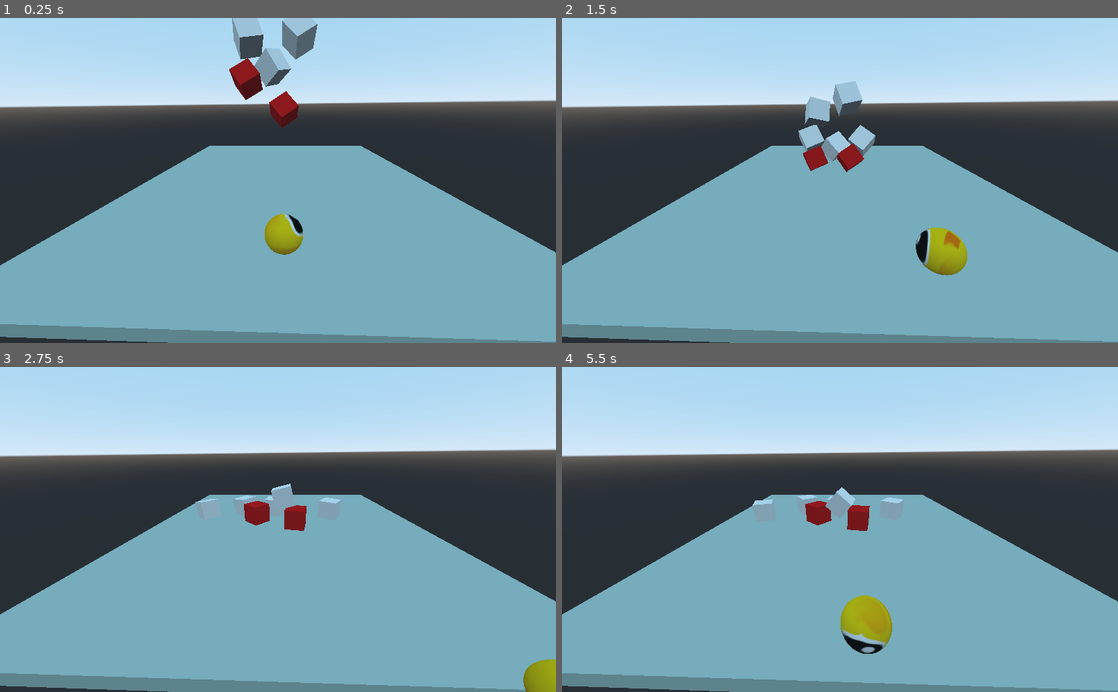
Above: before the commit, frames 1-4 (two rows, left to right).
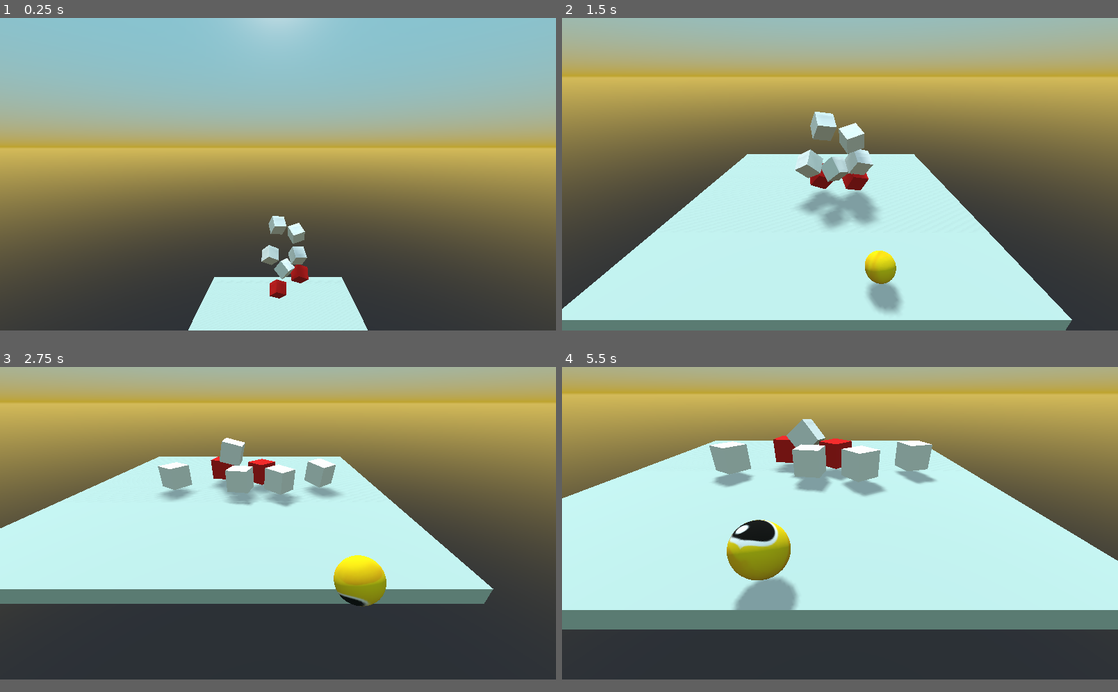
Above: after the commit, the same moments.

Repository: Asmot/Godot-Basic-Demo
Game: Godot game, scene res://Level.tscn
The game is run twice, just before and just after one commit, with the same random seed, the same clock (stepped at 60 frames per second) and the same inputs.
Inputs:
- Up to frame 1 (0.25 s): no input
- Up to frame 2 (1.5 s): hold Right (ui_right) 0.53-1.28 s; hold Down (ui_down) from 1.28 s (still down)
- Up to frame 3 (2.75 s): release Down (ui_down) at 2.03 s; hold Right (ui_right) from 2.03 s (still down)
- Up to frame 4 (5.5 s): release Right (ui_right) at 2.78 s; hold Up (ui_up) 2.78-3.53 s; hold Left (ui_left) 3.53-5.03 s; hold Down (ui_down) from 5.03 s (still down)
In our replay, the window is 800x468 before the commit and 800x450 after it. These sizes can differ from the game's own. Grey fills any space a smaller window leaves; there, only what the larger window draws over its background counts as a difference.

The runs differ from the first frame. In frame 1, 97% of the frame differs, in the area x 0-100%, y 0-100%; in frame 2, 97%; in frame 3, 97%; in frame 4, 97%.

Commit message:
feat: add light ,camera and sky

Diff:
--- a/Level.tscn
+++ b/Level.tscn
@@ -19,11 +19,19 @@
 [sub_resource type="SpatialMaterial" id=6]
 albedo_color = Color( 0.729412, 0.823529, 0.796078, 1 )
 
+[sub_resource type="ProceduralSky" id=7]
+sky_top_color = Color( 0.529412, 0.768627, 0.823529, 1 )
+sky_horizon_color = Color( 0.74902, 0.639216, 0.12549, 1 )
+ground_bottom_color = Color( 0.172549, 0.192157, 0.215686, 1 )
+ground_horizon_color = Color( 0.835294, 0.737255, 0.352941, 1 )
+ground_curve = 0.105561
+
+[sub_resource type="Environment" id=8]
+background_mode = 2
+background_sky = SubResource( 7 )
+ambient_light_color = Color( 0.517647, 0.505882, 0.505882, 1 )
+
 [node name="Level" type="Spatial"]
-
-[node name="Camera" type="Camera" parent="."]
-transform = Transform( -0.999489, 0.00286408, -0.0318405, -0.0106688, 0.908997, 0.416666, 0.0301363, 0.416793, -0.908502, 0.0327339, 8.17547, -18.2456 )
-fov = 88.2708
 
 [node name="RedBox" type="RigidBody" parent="."]
 transform = Transform( 0.801734, 0.597681, 0, -0.483062, 0.647982, -0.588872, -0.351958, 0.472119, 0.808226, 0, 7.8025, 0 )
@@ -106,5 +114,19 @@
 material/0 = SubResource( 6 )
 
 [node name="Player" parent="." instance=ExtResource( 1 )]
-transform = Transform( 1, 0, 0, 0, 1, 0, 0, 0, 1, 0, 1.92931, -11.4851 )
+transform = Transform( 1, 0, 0, 0, 1, 0, 0, 0, 1, 0, 1.92931, 11.5332 )
 script = ExtResource( 2 )
+
+[node name="PlayerCameraTarget" type="Spatial" parent="Player"]
+transform = Transform( 1, 0, 0, 0, 0.864143, 0.503246, 0, -0.503246, 0.864143, 0, 4.38631, 7.35228 )
+
+[node name="InterpolatedCamera" type="InterpolatedCamera" parent="."]
+transform = Transform( 1, 0, 0, 0, 1, 0, 0, 0, 1, 0, 37.7306, 38.93 )
+environment = SubResource( 8 )
+target = NodePath("../Player/PlayerCameraTarget")
+enabled = true
+
+[node name="DirectionalLight" type="DirectionalLight" parent="."]
+transform = Transform( -0.885697, 0.447886, -0.122226, 0.140892, 0.510156, 0.848463, 0.442369, 0.73426, -0.514947, -0.123806, 5.94404, 11.4794 )
+shadow_enabled = true
+shadow_color = Color( 0.498039, 0.117647, 0.117647, 1 )
--- /dev/null
+++ b/new_env.tres
@@ -0,0 +1,13 @@
+[gd_resource type="Environment" load_steps=2 format=2]
+
+[sub_resource type="ProceduralSky" id=7]
+sky_top_color = Color( 0.529412, 0.768627, 0.823529, 1 )
+sky_horizon_color = Color( 0.74902, 0.639216, 0.12549, 1 )
+ground_bottom_color = Color( 0.172549, 0.192157, 0.215686, 1 )
+ground_horizon_color = Color( 0.835294, 0.737255, 0.352941, 1 )
+ground_curve = 0.105561
+
+[resource]
+background_mode = 2
+background_sky = SubResource( 7 )
+ambient_light_color = Color( 0.517647, 0.505882, 0.505882, 1 )
--- a/project.godot
+++ b/project.godot
@@ -13,6 +13,12 @@
 config/name="Basic"
 run/main_scene="res://Level.tscn"
 config/icon="res://icon.png"
+
+[display]
+
+window/size/width=1280
+window/size/height=720
+window/size/resizable=false
 
 [input]
 
@@ -51,4 +57,4 @@
 
 [rendering]
 
-environment/default_environment="res://default_env.tres"
+environment/default_environment="res://new_env.tres"
--- a/scripts/Player.gd
+++ b/scripts/Player.gd
@@ -32,22 +32,22 @@
 	if Input.is_action_pressed("ui_left") and Input.is_action_pressed("ui_right"):
 		velocity.x = 0
 	elif Input.is_action_pressed("ui_left"):
+		velocity.x = -SPEED
+		$MeshInstance.rotate_z(deg2rad(SPEED_ROLL))
+	elif Input.is_action_pressed("ui_right"):
 		velocity.x = SPEED
 		$MeshInstance.rotate_z(deg2rad(-SPEED_ROLL))
-	elif Input.is_action_pressed("ui_right"):
-		velocity.x = -SPEED
-		$MeshInstance.rotate_z(deg2rad(SPEED_ROLL))
 	else:
 		velocity.x = lerp(velocity.x, 0, 0.1)
 
 	if Input.is_action_pressed("ui_up") and Input.is_action_pressed("ui_down"):
 		velocity.z = 0
 	elif Input.is_action_pressed("ui_up"):
+		velocity.z = -SPEED
+		$MeshInstance.rotate_x(deg2rad(-SPEED_ROLL))
+	elif Input.is_action_pressed("ui_down"):
 		velocity.z = SPEED
 		$MeshInstance.rotate_x(deg2rad(SPEED_ROLL))
-	elif Input.is_action_pressed("ui_down"):
-		velocity.z = -SPEED
-		$MeshInstance.rotate_x(deg2rad(-SPEED_ROLL))
 	else:
 		velocity.z = lerp(velocity.z, 0, 0.1)
 
Not shown: 1 places in Level.tscn that only renumber resources
